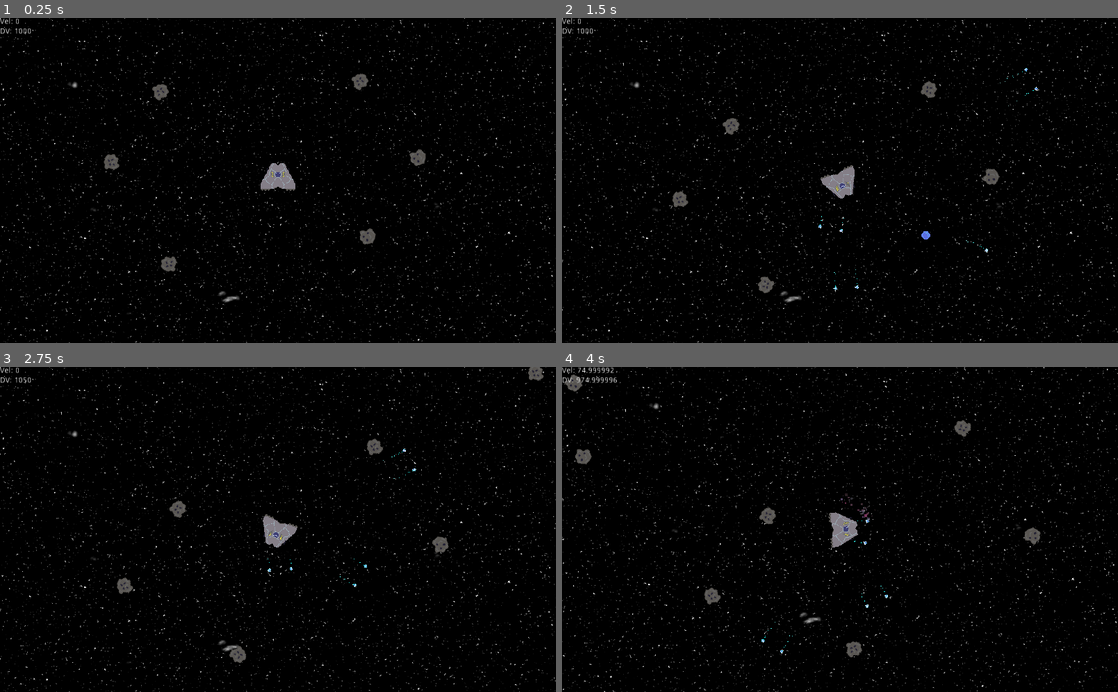
Above: before the commit, frames 1-4 (two rows, left to right).
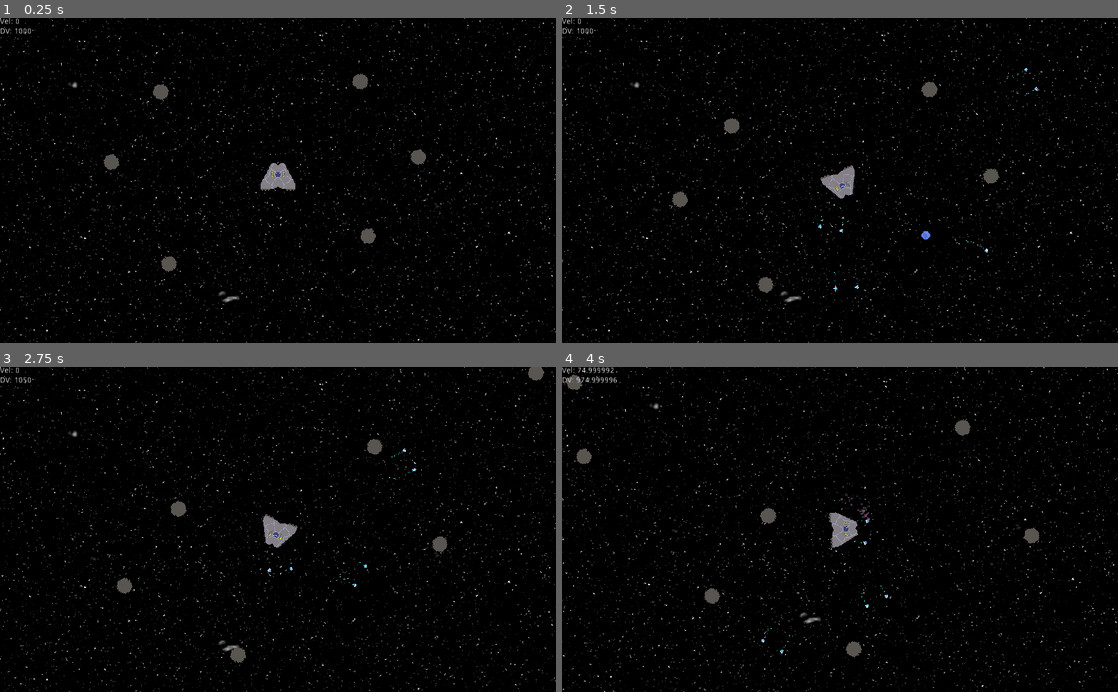
Above: after the commit, the same moments.

Repository: Scimon/godot-experiments
Game: Godot game, scene res://Game.tscn
Same seed, same stepped clock (60 frames per second), same inputs: the game is played once before the commit and once after it.
Inputs:
- Up to frame 1 (0.25 s): no input
- Up to frame 2 (1.5 s): hold D (turn_right) 0.53-1.28 s; hold Space (shoot) 0.53-1.28 s; hold A (turn_left) from 1.28 s (still down); tap Space (shoot) at 1.35 s
- Up to frame 3 (2.75 s): release A (turn_left) at 2.03 s; hold D (turn_right) from 2.03 s (still down); hold Space (shoot) from 2.03 s (still down)
- Up to frame 4 (4 s): release D (turn_right) at 2.78 s; release Space (shoot) at 2.78 s; hold W (accelerate) 2.78-3.53 s; tap Space (shoot) at 2.85 s; hold A (turn_left) from 3.53 s (still down); hold Space (shoot) from 3.53 s (still down)

The runs differ from the first frame. In frame 1, 0.2% of the frame differs, in the area x 18-77%, y 17-79%; in frame 2, 0.1%; in frame 3, 0.2%; in frame 4, 0.2%, in the area x 0-100%, y 2-90%.

Commit message:
More random asteroids

Diff:
--- a/Spaceship/Asteroid.gd
+++ b/Spaceship/Asteroid.gd
@@ -5,12 +5,10 @@
 onready var shipVelocity = get_node("/root/ShipVelocity")
 onready var Fuel = preload("res://Fuel.tscn")
 
-onready var sprites = [ preload("res://Asteroids/32x32/ast-chunk-01.png"), preload("res://Asteroids/32x32/ast-chunk-02.png") ]
-
 # Called when the node enters the scene tree for the first time.
 func _ready():
 	randomize()
-	$Sprite.texture = sprites[ floor( rand_range( 0, len(sprites) ) ) ]
+	$Sprite.texture = load( "res://Asteroids/32x32/ast-%02d.png" % floor( rand_range( 0, 25 ) ) )
 	velocity = Vector2(randf(), randf()).normalized() * ( 4 * ( randi() % 20  ) )
 	rotation_speed = .1 - (randf() * .2)
 
Not shown, added: Spaceship/Asteroids/32x32/ast-00.png.import
Not shown, added: Spaceship/Asteroids/32x32/ast-01.png.import
Not shown, added: Spaceship/Asteroids/32x32/ast-02.png.import
Not shown, added: Spaceship/Asteroids/32x32/ast-03.png.import
Not shown, added: Spaceship/Asteroids/32x32/ast-04.png.import
Not shown, added: Spaceship/Asteroids/32x32/ast-05.png.import
Not shown, added: Spaceship/Asteroids/32x32/ast-06.png.import
Not shown, added: Spaceship/Asteroids/32x32/ast-07.png.import
Not shown, added: Spaceship/Asteroids/32x32/ast-08.png.import
Not shown, added: Spaceship/Asteroids/32x32/ast-09.png.import
Not shown, added: Spaceship/Asteroids/32x32/ast-10.png.import
Not shown, added: Spaceship/Asteroids/32x32/ast-11.png.import
(and 51 more such lines)
